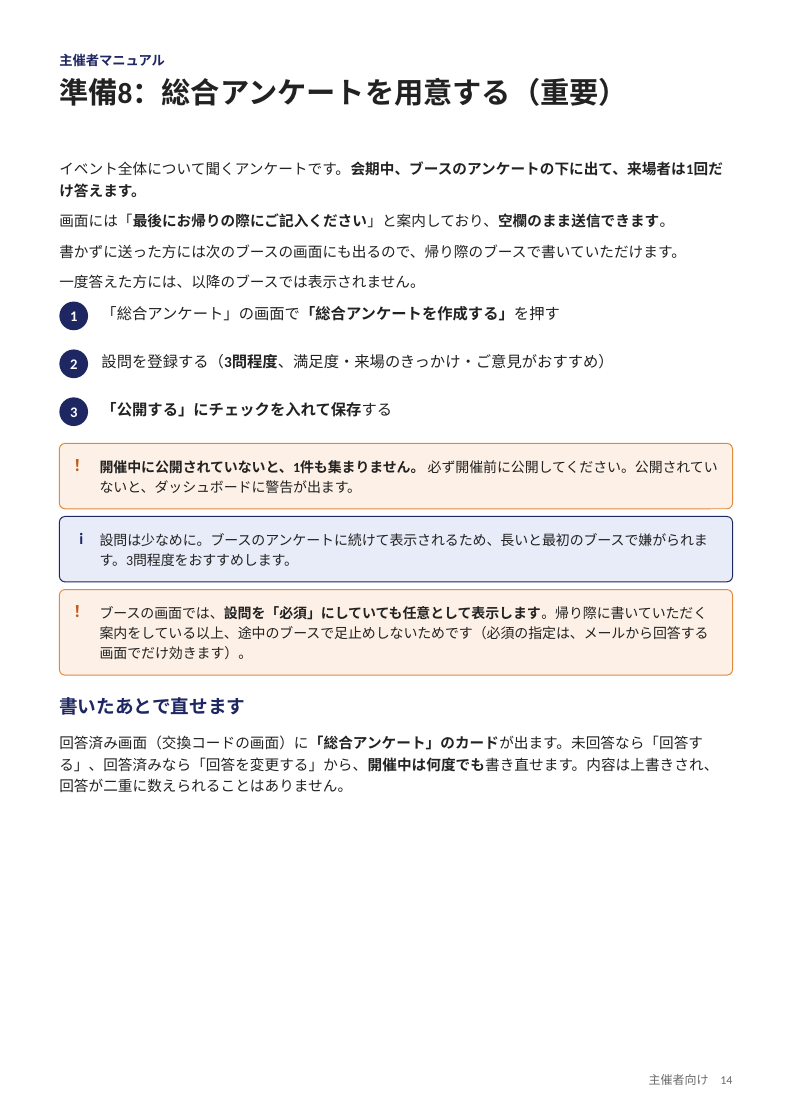
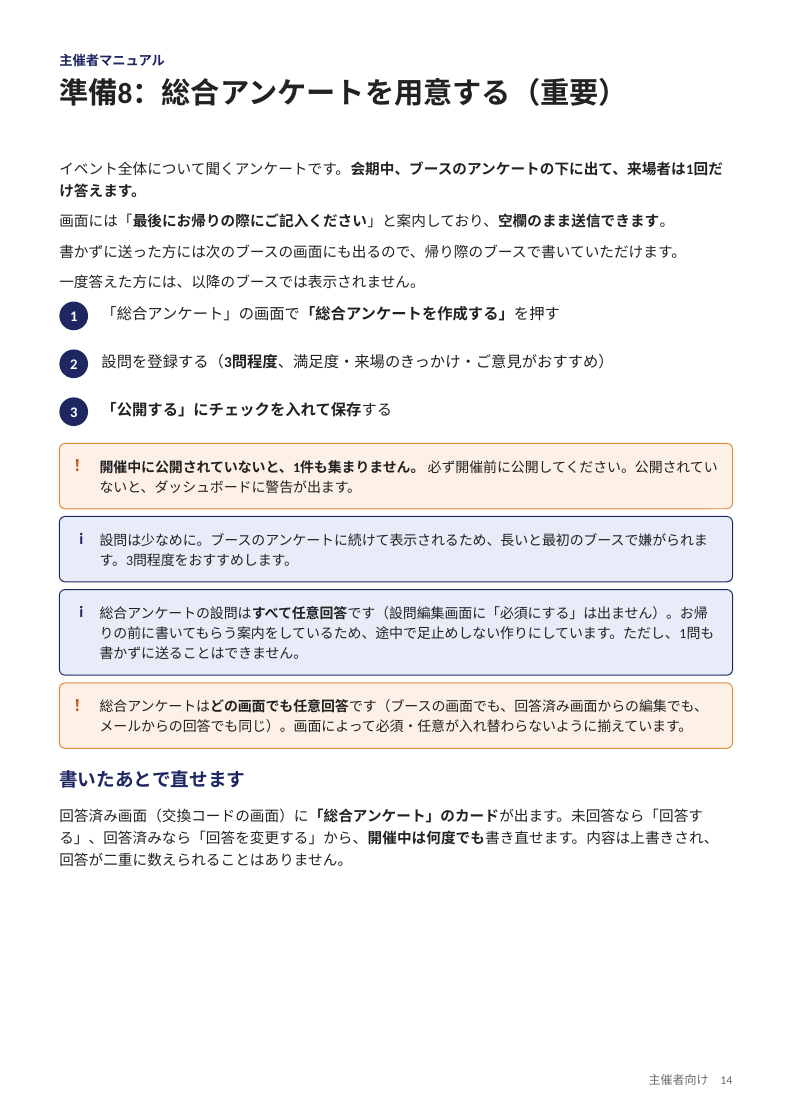
Before and after one commit to nisplus/enque, a slide deck: slide 14 of docs/manual-organizer.pptx. Drawn at 792x1120 pixels with LibreOffice and Linux fonts; fonts in the diff are those of the drawing. Boxes give left, top, right and bottom in pixels: in the first picture for what was removed or moved away, otherwise in the second. Text is boxed around its words. In the diff, an @@ line names an element or a change of style, - is before the commit and + after.

```diff
--- a/docs/manual-organizer.pptx
+++ b/docs/manual-organizer.pptx
@@ rounded rectangle at box(59, 589, 733, 674): fill #FDF0E6 to #E8ECF8; outline #E08A3C 0.75 pt to #1E2761 0.75 pt @@
@@ text added at box(79, 606, 83, 617), 12 pt, text #1E2761, bold @@
+i
@@ text at box(100, 606, 715, 659): text changed @@
-ブースの画面では、設問を「必須」にしていても任意として表示します。帰り際に書いていただく案内をしている以上、途中のブースで足止めしないためです（必須の指定は、メールから回答する画面でだけ効きます）。
+総合アンケートの設問はすべて任意回答です（設問編集画面に「必須にする」は出ません）。お帰りの前に書いてもらう案内をしているため、途中で足止めしない作りにしています。ただし、1問も書かずに送ることはできません。
@@ rounded rectangle added at box(59, 683, 733, 748), fill #FDF0E6, outline #E08A3C 0.75 pt @@
@@ text "！": place and size @@
-text "！" at box(69, 599, 94, 623)
+text "！" at box(69, 692, 94, 717)
@@ text added at box(100, 699, 708, 732), 10.5 pt, text #222222 @@
+総合アンケートはどの画面でも任意回答です（ブースの画面でも、回答済み画面からの編集でも、メールからの回答でも同じ）。画面によって必須・任意が入れ替わらないように揃えています。
@@ text "書いたあとで直せます": place and size @@
-text "書いたあとで直せます" at box(59, 697, 245, 715)
+text "書いたあとで直せます" at box(59, 770, 245, 788)
@@ text "回答済み画面（交換コードの画面）に「総合アンケート」のカードが出ます。未回答なら「回答する」、回答済みなら「回答を変更す ...": place and size @@
-text "回答済み画面（交換コードの画面）に「総合アンケート」のカードが出ます。未回答なら「回答する」、回答済みなら「回答を変更す ..." at box(59, 735, 718, 792)
+text "回答済み画面（交換コードの画面）に「総合アンケート」のカードが出ます。未回答なら「回答する」、回答済みなら「回答を変更す ..." at box(59, 808, 718, 866)
```
Also in this commit, not shown: 1 other slide changed, 19 other files.
